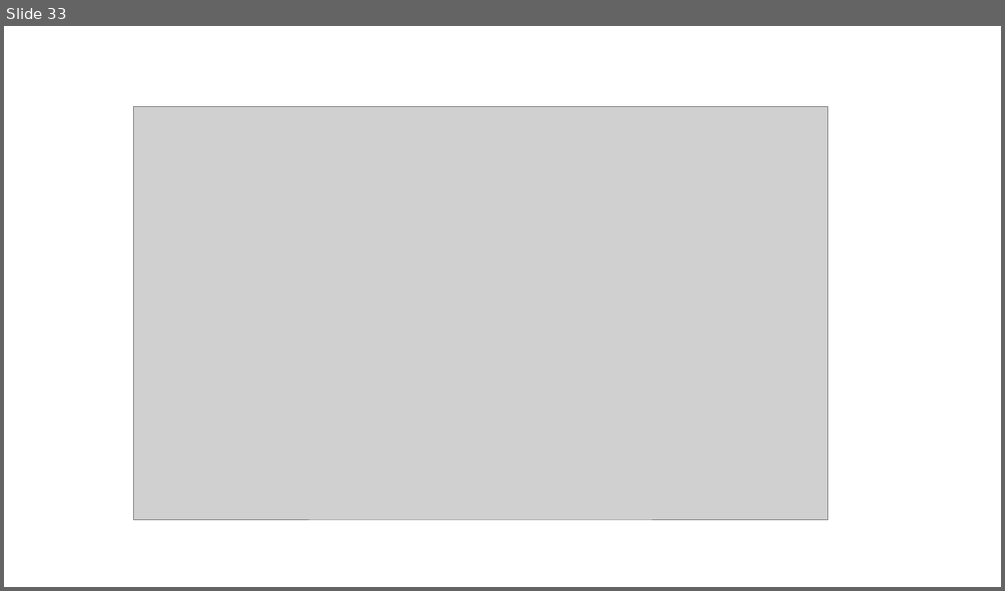
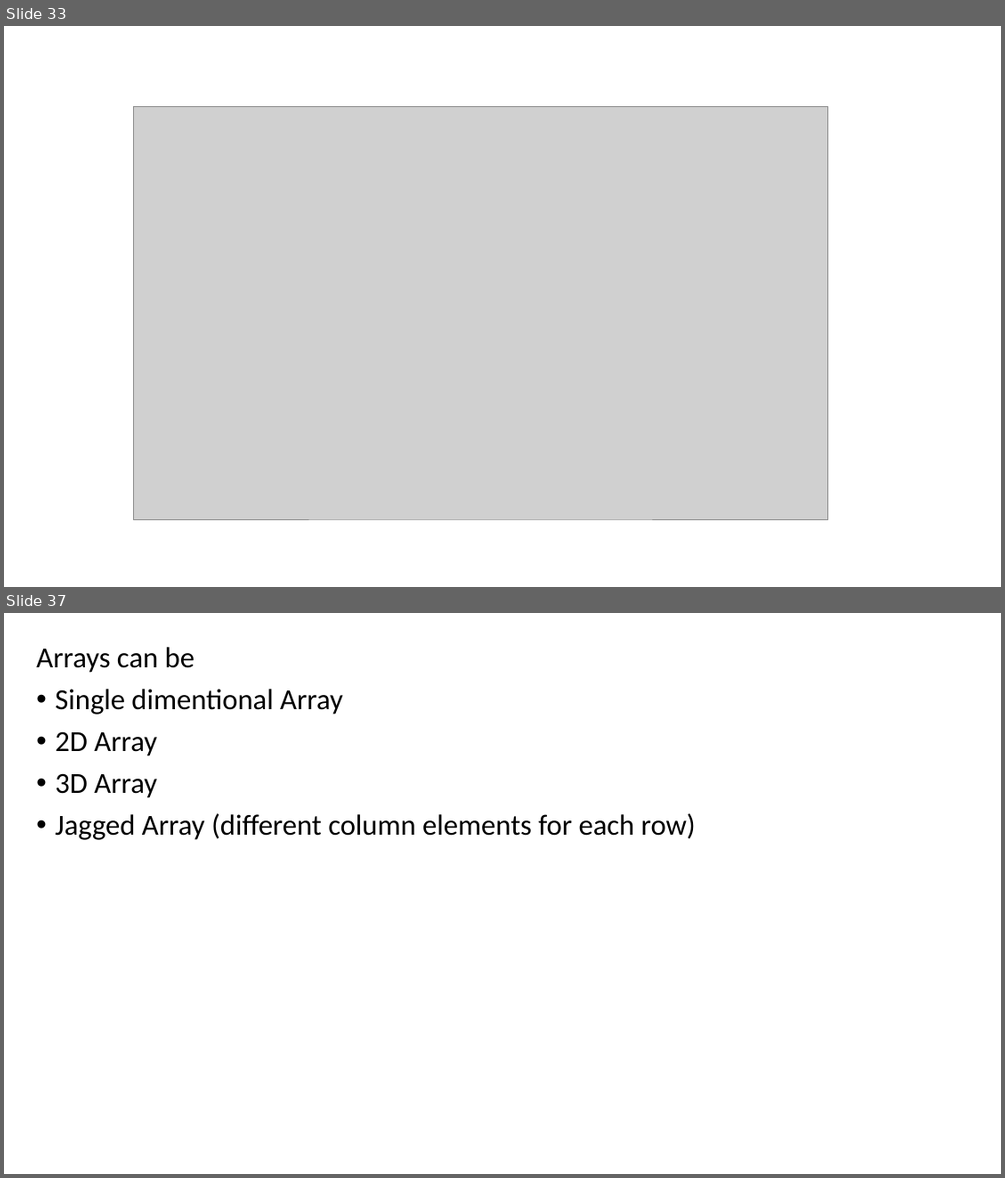
Before and after one commit to MadhuSudhan-Gangumolu/ppt, a slide deck: c#.pptx. Shown one above the other, each under a label of ours: slide 33 before the commit, slides 33 and 37 after it; the slides between them are not shown. The pictures are 1005x591 and 1005x1178 pixels, drawn with LibreOffice and Linux fonts; fonts in the diff are those of the drawing; grey boxes stand for pictures. Boxes give left, top, right and bottom in pixels: in the first picture for what was removed or moved away, otherwise in the second. Text is boxed around its words. In the diff, an @@ line names an element or a change of style, - is before the commit and + after.

```diff
--- a/c#.pptx
+++ b/c#.pptx
@@ slide 37 added at (4, 613, 1001, 1174), background #FFFFFF @@
@@ text added at (36, 647, 696, 840), 28 pt, text #000000 @@
+Arrays can be
+• Single dimentional Array
+• 2D Array
+• 3D Array
+• Jagged Array (different column elements for each row)
```
Also in this commit, not shown: 7 other slides added, 1 slide removed.
